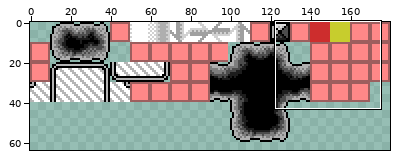
Sprite sheet, stored at map/level1/tileset.png. The first picture is a wide view before the edit; the outline marks the close-up.
Close-up. Before the edit:
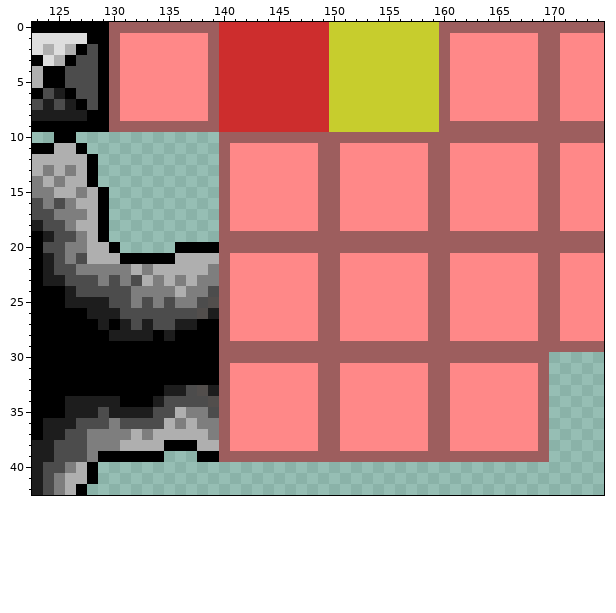
The file is 180x80 pixels. Colours within 5 levels of each other are drawn and written as one. Shown: x 123..174, y 0..42. The wide view leaves out empty margins. The commit also changed other parts of the picture, which this record leaves out.
Now the later version:
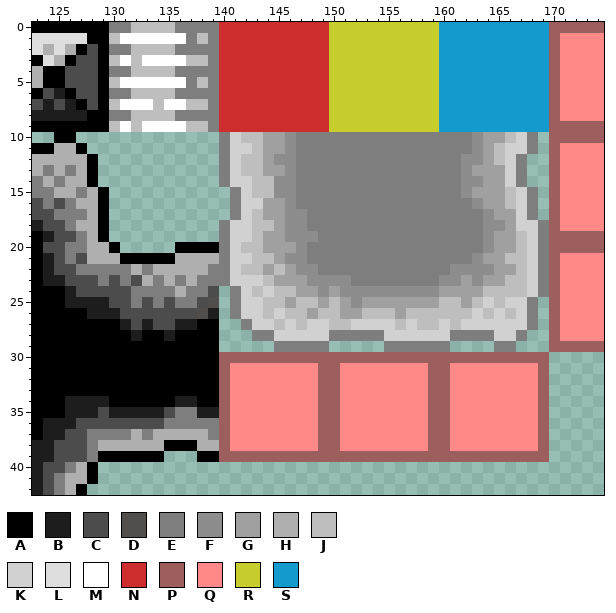
Palette (. is transparent): A #000000  B #1d1d1d  C #4c4c4c  D #524e4c  E #7e7e7e  F #8d8d8d  G #a0a0a0  H #afafaf  J #bebebe  K #d1d1d1  L #dedede  M #ffffff  N #cd2d2d  P #9d5e5e  Q #ff8888  R #c7cd2d  S #149bcd
The edit:
Changed rows in their new state; - is an unchanged pixel.
first column x 129:
 0 -EEJJJJEEEE--------------------SSSSSSSSSS
 1 -JMMMMMMEJE--------------------SSSSSSSSSS
 2 -EEJJJJEEEE--------------------SSSSSSSSSS
 3 -JMJMMMMJJE--------------------SSSSSSSSSS
 4 -EEJJJJEEEE--------------------SSSSSSSSSS
 5 -JMMMMMMEJE--------------------SSSSSSSSSS
 6 -EEJJJJEEEE--------------------SSSSSSSSSS
 7 -JMMMJMMJJE--------------------SSSSSSSSSS
 8 -EEJJJJEEEE--------------------SSSSSSSSSS
 9 -JMJMMMMJJE--------------------SSSSSSSSSS
10 -----------EKJJGGFEEEEEEEEEEEEEEEEFGGJKE.
11 -----------EKKJGGFEEEEEEEEEEEEEEEEFGJKKE.
12 -----------EKJJGFFEEEEEEEEEEEEEEEFFGJKE..
13 -----------EKJJGGFEEEEEEEEEEEEEEEFGGGKE..
14 -----------EKKJJFFEEEEEEEEEEEEEEEFFGGKE..
15 -----------.EKJJFFEEEEEEEEEEEEEEEFGGGJKE.
16 -----------.EKKGGFEEEEEEEEEEEEEEEEFGGJKE.
17 -----------.EKJGGFFEEEEEEEEEEEEEEEEFGGKE.
18 -----------EKKJJGFFEEEEEEEEEEEEEEEEFFGKKE
19 -----------EKKJGGFFFEEEEEEEEEEEEEEEFGGJKE
20 -----------EKJJGGGFEEEEEEEEEEEEEEEEFGGJKE
21 -----------EKKJJGFFEEEEEEEEEEEEEEEFGGJJKE
22 -----------EKJJGJGFFEEEEEEEEEEEEFFFFGGJKE
23 -----------EKKKJGGGFFFFEEEEEEEEFFGFGGJJKE
24 -----------.EKJKJJGGFGFFFFFFFFFGGGGJJJJKE
25 -----------.EKKJJGJJGJGFGGGGGGGJJGJKJKKE.
26 -----------.EKKJKJJGJJGGJJJGJJJJJJKJKJKE.
27 A----------..EKKJKJKKJJKKKKJKJJKJKKKKKKE.
28 -AA-A------...EEKKKKKEEEEEKKKKKKEEEEKKE..
29 -----------.....EEEEE.....EEEEEE....EE...
first column x 129:
33 ------AAAAA
34 -A---AABBAA
35 -----B-E-BB
36 -C----E-E--
38 HH---------
Boxes around the changes in both close-ups, in picture pixels (x1, y1, x2, y2):
changed: (98, 22, 549, 352)
changed: (98, 385, 219, 451)
